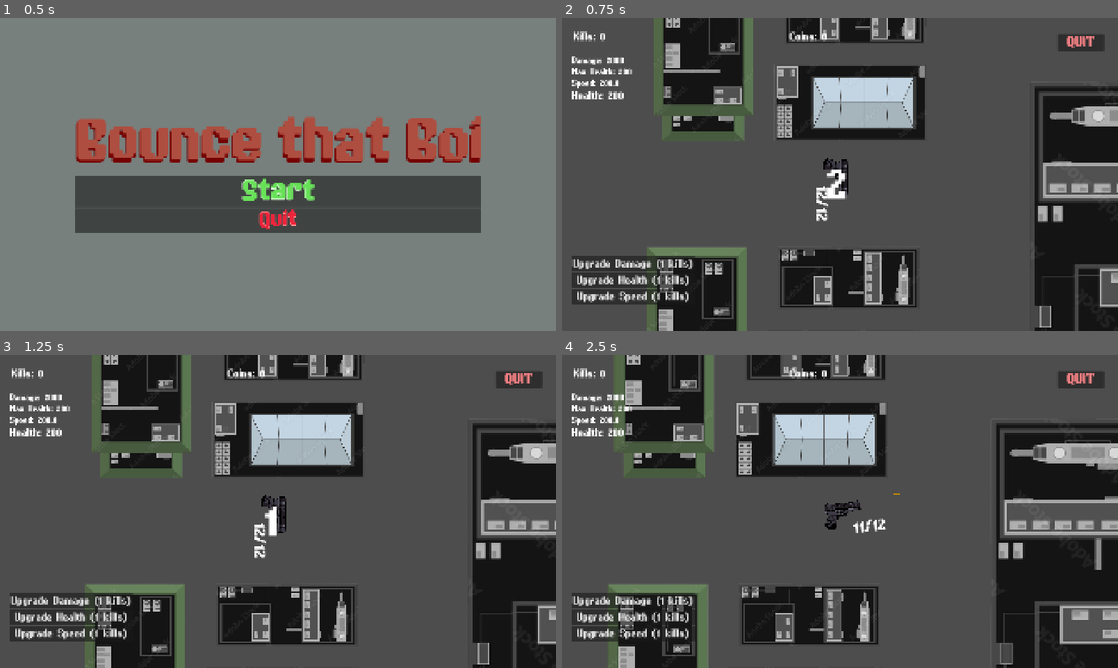
Above: before the commit, frames 1-4 (two rows, left to right).
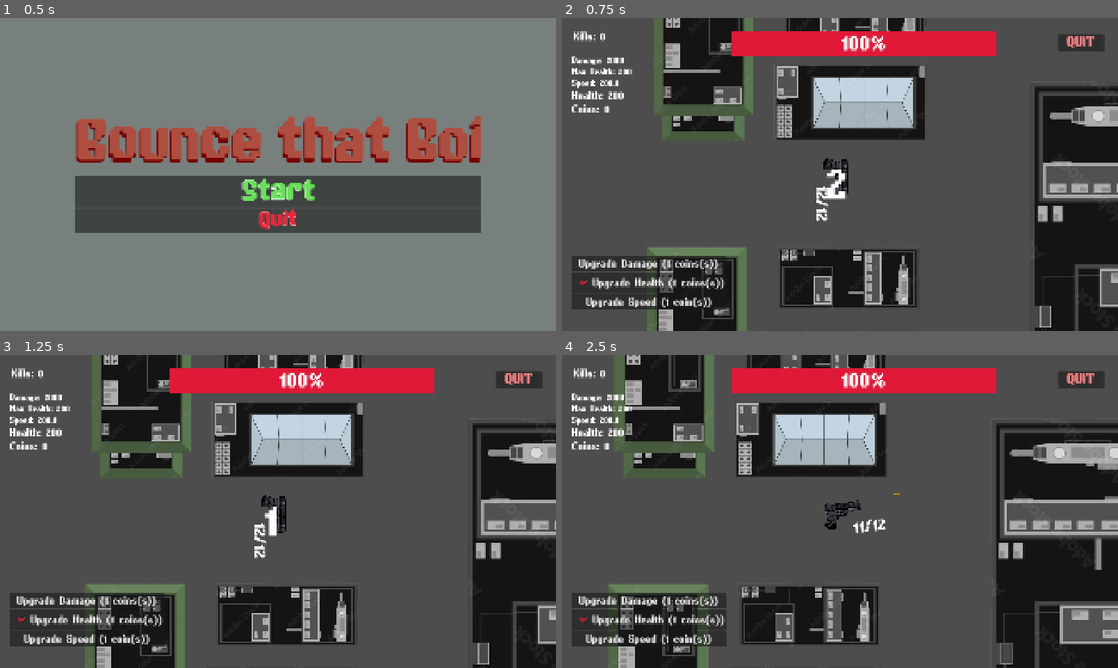
Above: after the commit, the same moments.

Repository: leo434472-oss/godot-game
Game: Godot game, scene res://main_menu.tscn
Same seed, same stepped clock (60 frames per second), same inputs: the game is played once before the commit and once after it.
Inputs (mouse positions are in pixels of both pictures, inside the frame that each line leads up to):
- Up to frame 1 (0.5 s): no input
- Up to frame 2 (0.75 s): click "Start" at 0.5 s
- Up to frame 3 (1.25 s): no input
- Up to frame 4 (2.5 s): click "Upgrade Damage (1 kills)" (after the commit: "Upgrade Damage (1 coins(s))") at 1.25 s; move the mouse to (962, 495) at 2.02 s; press the mouse at (962, 495) at 2.03 s; hold Right (ui_right) from 2.03 s (still down)

Frame 1 is identical in both runs. In frame 2, 6.1% of the frame differs, in the area x 1-79%, y 4-94%; in frame 3, 6.1%; in frame 4, 6.5%.

Commit message:
d

Diff:
--- a/Events.gd
+++ b/Events.gd
@@ -1,6 +1,7 @@
 extends Node
 
 signal died(position : Vector2)
+signal tookDamage(amount)
 # Called when the node enters the scene tree for the first time.
 func _ready() -> void:
 	pass # Replace with function body.
--- a/Player/player.gd
+++ b/Player/player.gd
@@ -15,7 +15,6 @@
 	speed = Stats.speed
 	max_health = Stats.max_health
 	player_health = max_health
-
 	update_ammo_display()
 
 func _physics_process(delta):
@@ -35,7 +34,9 @@
 	await get_tree().create_timer(0.1).timeout
 	modulate = Color.WHITE
 
+
 	player_health -= amount
+	Events.tookDamage.emit(amount)
 	if player_health <= 0:
 		_lose()
 
--- a/Player/player.tscn
+++ b/Player/player.tscn
@@ -15,6 +15,14 @@
 script = ExtResource("1_k53q1")
 bullet_scene = ExtResource("2_fhl08")
 
+[node name="AmmoCount" type="Label" parent="." unique_id=104708011]
+offset_left = 55.072464
+offset_top = 40.579712
+offset_right = 243.47826
+offset_bottom = 126.57971
+theme_override_fonts/font = ExtResource("3_vtle1")
+theme_override_font_sizes/font_size = 100
+
 [node name="CollisionPolygon2D2" type="CollisionPolygon2D" parent="." unique_id=942305615 groups=["Player"]]
 polygon = PackedVector2Array(-70, -44, 104, -44, 104, 4, 32, 7, 31, 28, -13, 29, -27, 81, -75, 73, -78, 58, -57, 10, -76, -2)
 
@@ -22,14 +30,6 @@
 
 [node name="CollisionPolygon2D" type="CollisionPolygon2D" parent="HurtBox" unique_id=1202025982]
 polygon = PackedVector2Array(-70, -44, 104, -44, 104, 4, 32, 7, 31, 28, -13, 29, -27, 81, -75, 73, -78, 58, -57, 10, -76, -2)
-
-[node name="AmmoCount" type="Label" parent="." unique_id=104708011]
-offset_left = 55.072464
-offset_top = 40.579712
-offset_right = 243.47826
-offset_bottom = 126.57971
-theme_override_fonts/font = ExtResource("3_vtle1")
-theme_override_font_sizes/font_size = 100
 
 [node name="Sprite2D" type="Sprite2D" parent="." unique_id=2040237533]
 position = Vector2(11.999998, 19)
@@ -57,6 +57,7 @@
 script = ExtResource("8_od3ui")
 
 [node name="Node2D" type="Node2D" parent="." unique_id=364565614 groups=["Player"]]
+top_level = true
 scale = Vector2(0.345, 0.345)
 
 [connection signal="body_entered" from="HurtBox" to="." method="_on_hurt_box_body_entered"]
--- a/level.gd
+++ b/level.gd
@@ -3,7 +3,7 @@
 const GUN_PLAYER_SCENE: PackedScene = preload("res://Player/player.tscn")
 var kill_count: int = 0
 var total_kills : int = 0
-@onready var coins: Label = $HUD/UI/Coins
+@onready var coins: Label = $HUD/UI/Stats/Coins
 @onready var kill_label: Label = $HUD/UI/KillCount
 @onready var countdown: Label = $HUD/UI/StartCountdown
 @onready var countdown_time: Timer = $HUD/UI/Timer2
@@ -24,13 +24,17 @@
 @onready var currentHealth : Label = $HUD/UI/Stats/CurrentHealth
 
 @onready var DeathSound : AudioStreamPlayer2D = $EnemyDeathSound
+@onready var HealthBar : ProgressBar = $HUD/UI/HealthBar
 
 func update_current_health():
 	currentHealth.text = 'Health: ' + str(Stats.player_health)
+	HealthBar.max_value = Stats.max_health
+	HealthBar.value = Stats.player_health
+
 func update_upgrade_price():
-	health_price.text = "Upgrade Health (%d kills)" % HealthUpPrice
-	damage_price.text = "Upgrade Damage (%d kills)" % DamageUpPrice
-	speed_price.text = "Upgrade Speed (%d kills)" % SpeedUpPrice
+	health_price.text = "Upgrade Health (%d coins(s))" % HealthUpPrice
+	damage_price.text = "Upgrade Damage (%d coins(s))" % DamageUpPrice
+	speed_price.text = "Upgrade Speed (%d coin(s))" % SpeedUpPrice
 
 func update_ui() -> void:
 	damage_label.text = "Damage: " + str(Stats.damage)
--- a/level.tscn
+++ b/level.tscn
@@ -5,8 +5,16 @@
 [ext_resource type="PackedScene" uid="uid://bfjof2mhugqhp" path="res://Player/player.tscn" id="2_1ainy"]
 [ext_resource type="FontFile" uid="uid://bysc47c2iiipm" path="res://Fonts/Game Paused DEMO.otf" id="2_oi3di"]
 [ext_resource type="Script" uid="uid://c15kdf70uw8e6" path="res://button.gd" id="3_0b4ue"]
+[ext_resource type="Texture2D" uid="uid://d18dd24358aic" path="res://HealthUpIcon.png" id="4_km5ld"]
 [ext_resource type="Texture2D" uid="uid://c0kgw73bet41u" path="res://Sprites/Background.png" id="5_f2txt"]
 [ext_resource type="AudioStream" uid="uid://b042pgsld2iys" path="res://Sounds/Grenade3.wav" id="7_n6hdu"]
+
+[sub_resource type="StyleBoxFlat" id="StyleBoxFlat_8cye3"]
+
+[sub_resource type="StyleBoxFlat" id="StyleBoxFlat_2orkt"]
+bg_color = Color(0.8745098, 0.09803922, 0.21568628, 1)
+
+[sub_resource type="Theme" id="Theme_km5ld"]
 
 [sub_resource type="RectangleShape2D" id="RectangleShape2D_ajodo"]
 size = Vector2(698.5, 348)
@@ -69,25 +77,41 @@
 offset_right = 40.0
 offset_bottom = 40.0
 
+[node name="HealthBar" type="ProgressBar" parent="HUD/UI" unique_id=867079516]
+layout_mode = 0
+offset_left = 586.0
+offset_top = 45.0
+offset_right = 1503.0
+offset_bottom = 131.0
+theme_override_fonts/font = ExtResource("2_0b4ue")
+theme_override_font_sizes/font_size = 100
+theme_override_styles/background = SubResource("StyleBoxFlat_8cye3")
+theme_override_styles/fill = SubResource("StyleBoxFlat_2orkt")
+
 [node name="UpgradeButtons" type="VBoxContainer" parent="HUD/UI" unique_id=1278066420]
 layout_mode = 0
 offset_left = 34.0
 offset_top = 823.0
 offset_right = 334.0
 offset_bottom = 992.0
+theme = SubResource("Theme_km5ld")
 
 [node name="DamageUp" type="Button" parent="HUD/UI/UpgradeButtons" unique_id=1451287550]
 layout_mode = 2
+focus_mode = 0
 theme_override_fonts/font = ExtResource("2_0b4ue")
 theme_override_font_sizes/font_size = 50
 
 [node name="HealthUp" type="Button" parent="HUD/UI/UpgradeButtons" unique_id=728286862]
 layout_mode = 2
-theme_override_fonts/font = ExtResource("2_0b4ue")
-theme_override_font_sizes/font_size = 50
+focus_mode = 0
+theme_override_fonts/font = ExtResource("2_0b4ue")
+theme_override_font_sizes/font_size = 50
+icon = ExtResource("4_km5ld")
 
 [node name="SpeedUp" type="Button" parent="HUD/UI/UpgradeButtons" unique_id=636027224]
 layout_mode = 2
+focus_mode = 0
 theme_override_fonts/font = ExtResource("2_0b4ue")
 theme_override_font_sizes/font_size = 50
 
@@ -114,6 +138,11 @@
 theme_override_font_sizes/font_size = 40
 
 [node name="CurrentHealth" type="Label" parent="HUD/UI/Stats" unique_id=46238978]
+layout_mode = 2
+theme_override_fonts/font = ExtResource("2_0b4ue")
+theme_override_font_sizes/font_size = 50
+
+[node name="Coins" type="Label" parent="HUD/UI/Stats" unique_id=1549621039]
 layout_mode = 2
 theme_override_fonts/font = ExtResource("2_0b4ue")
 theme_override_font_sizes/font_size = 50
@@ -144,6 +173,7 @@
 offset_top = 55.0
 offset_right = 1872.0
 offset_bottom = 114.0
+focus_mode = 0
 theme_override_colors/font_color = Color(0.9411085, 0.497531, 0.51050764, 1)
 theme_override_fonts/font = ExtResource("2_oi3di")
 theme_override_font_sizes/font_size = 50
@@ -159,15 +189,6 @@
 theme_override_fonts/font = ExtResource("2_0b4ue")
 theme_override_font_sizes/font_size = 50
 
-[node name="Coins" type="Label" parent="HUD/UI" unique_id=1549621039]
-layout_mode = 0
-offset_left = 785.0
-offset_top = 43.0
-offset_right = 1193.0
-offset_bottom = 256.0
-theme_override_fonts/font = ExtResource("2_0b4ue")
-theme_override_font_sizes/font_size = 50
-
 [node name="EnemySpawnTimer" type="Timer" parent="." unique_id=1709929050]
 wait_time = 5.0
 
@@ -300,6 +321,9 @@
 
 [node name="Player" parent="." unique_id=1763412074 instance=ExtResource("2_1ainy")]
 
+[connection signal="pressed" from="HUD/UI/UpgradeButtons/DamageUp" to="." method="_on_damage_up_pressed"]
+[connection signal="pressed" from="HUD/UI/UpgradeButtons/HealthUp" to="." method="_on_health_up_pressed"]
+[connection signal="pressed" from="HUD/UI/UpgradeButtons/SpeedUp" to="." method="_on_speed_up_pressed"]
 [connection signal="timeout" from="HUD/UI/Timer2" to="." method="_on_timer_2_timeout"]
 [connection signal="pressed" from="HUD/UI/quit_button" to="." method="_on_button_pressed"]
 [connection signal="timeout" from="EnemySpawnTimer" to="." method="_on_timer_timeout"]
Binary file added: HealthUpIcon.png
Not shown, added: HealthUpIcon.png.import
